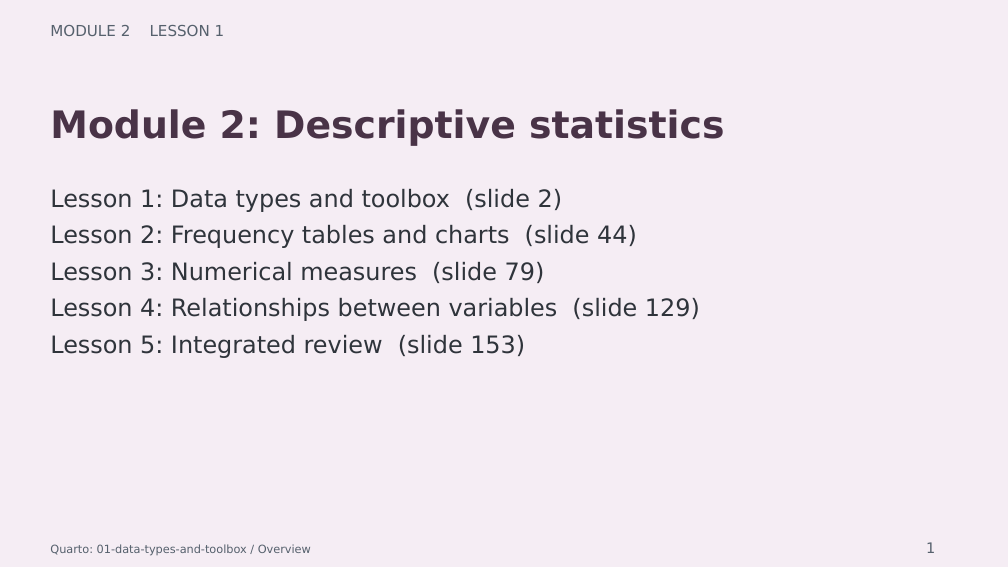
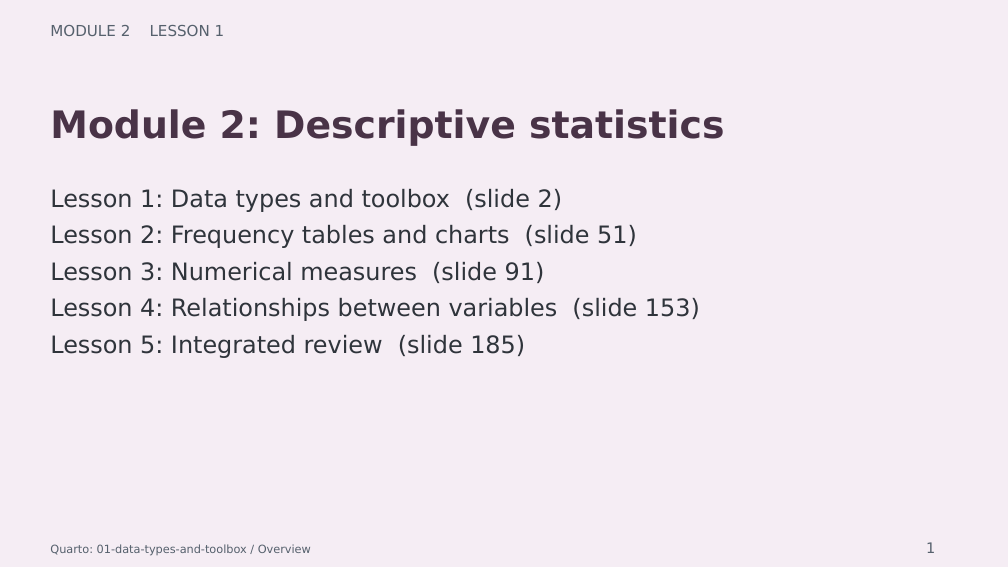
Before and after one commit to msfasha/307312-Applied-Statistics, a slide deck: slide 1 of pdf/teaching-slides/module02-descriptive-statistics.pptx. Drawn at 1008x567 pixels with LibreOffice and Linux fonts; fonts in the diff are those of the drawing. Boxes give left, top, right and bottom in pixels: in the first picture for what was removed or moved away, otherwise in the second. Text is boxed around its words. In the diff, an @@ line names an element or a change of style, - is before the commit and + after.

```diff
--- a/pdf/teaching-slides/module02-descriptive-statistics.pptx
+++ b/pdf/teaching-slides/module02-descriptive-statistics.pptx
@@ text at bbox=[50, 225, 637, 248]: text changed @@
-Lesson 2: Frequency tables and charts (slide 44)
+Lesson 2: Frequency tables and charts (slide 51)
@@ text at bbox=[50, 262, 545, 283]: text changed @@
-Lesson 3: Numerical measures (slide 79)
+Lesson 3: Numerical measures (slide 91)
@@ text at bbox=[50, 298, 700, 321]: text changed @@
-Lesson 4: Relationships between variables (slide 129)
+Lesson 4: Relationships between variables (slide 153)
@@ text at bbox=[50, 335, 525, 358]: text changed @@
-Lesson 5: Integrated review (slide 153)
+Lesson 5: Integrated review (slide 185)
```
Also in this commit, not shown: 155 other slides changed, 32 slides added, 23 other files.
